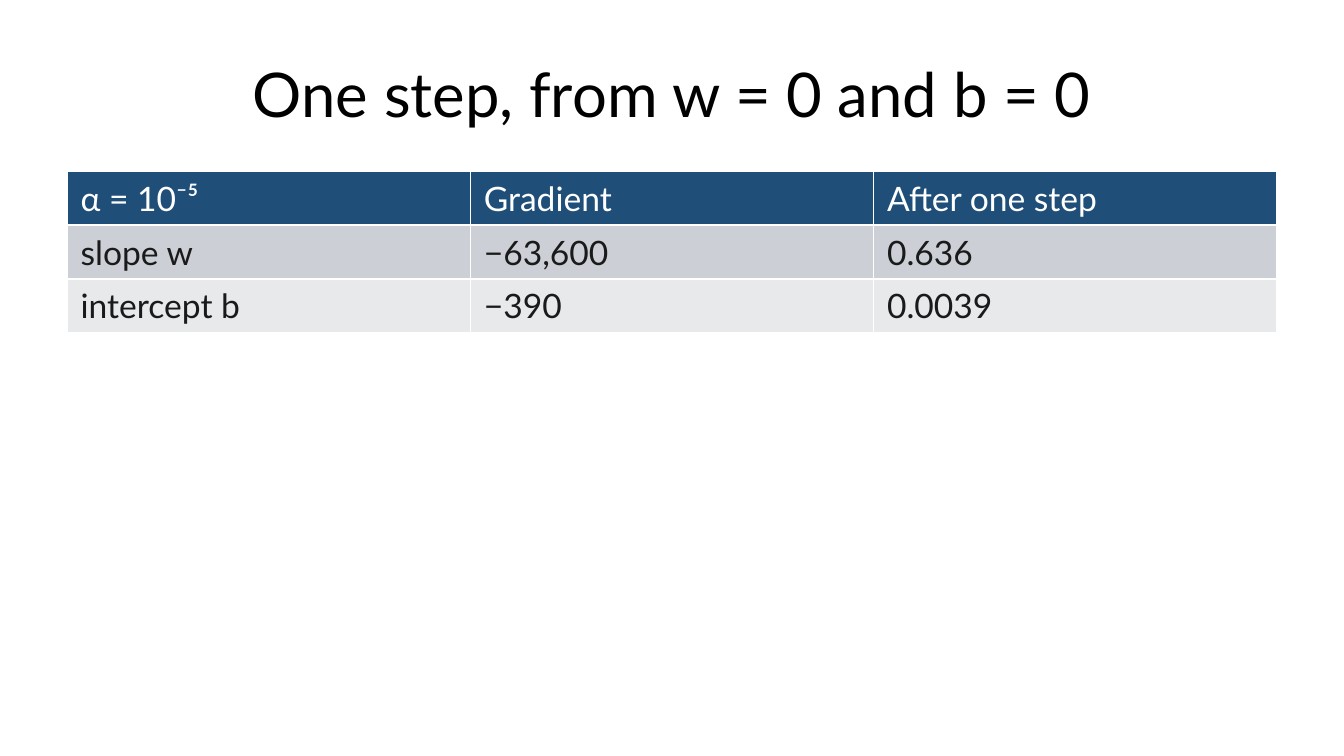
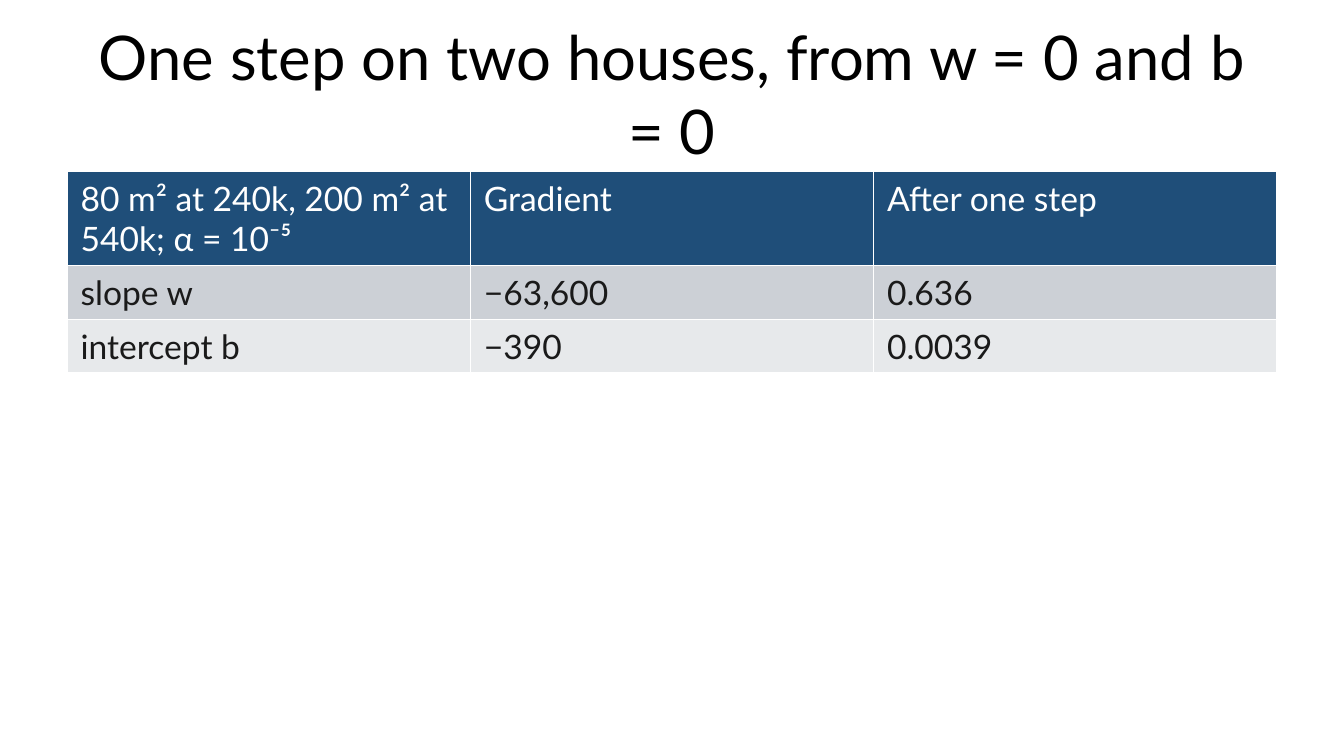
Before and after one commit to fabioantonini/technologies-for-artificial-intelligence, a slide deck: slide 22 of Lessons/03_regression/Slides/regression_slides.pptx. Drawn at 1344x756 pixels with LibreOffice and Linux fonts; fonts in the diff are those of the drawing; background and template pictures are left out. Boxes give left, top, right and bottom in pixels: in the first picture for what was removed or moved away, otherwise in the second. Text is boxed around its words. In the diff, an @@ line names an element or a change of style, - is before the commit and + after.

```diff
--- a/Lessons/03_regression/Slides/regression_slides.pptx
+++ b/Lessons/03_regression/Slides/regression_slides.pptx
@@ title at bbox=[99, 34, 1244, 155]: text changed @@
-One step, from w = 0 and b = 0
+One step on two houses, from w = 0 and b = 0
@@ table at bbox=[67, 172, 1277, 671] @@
-row 1, column 1: α = 10⁻⁵
+row 1, column 1: 80 m² at 240k, 200 m² at 540k; α = 10⁻⁵
```
Also in this commit, not shown: 13 other slides changed, 6 other files.
